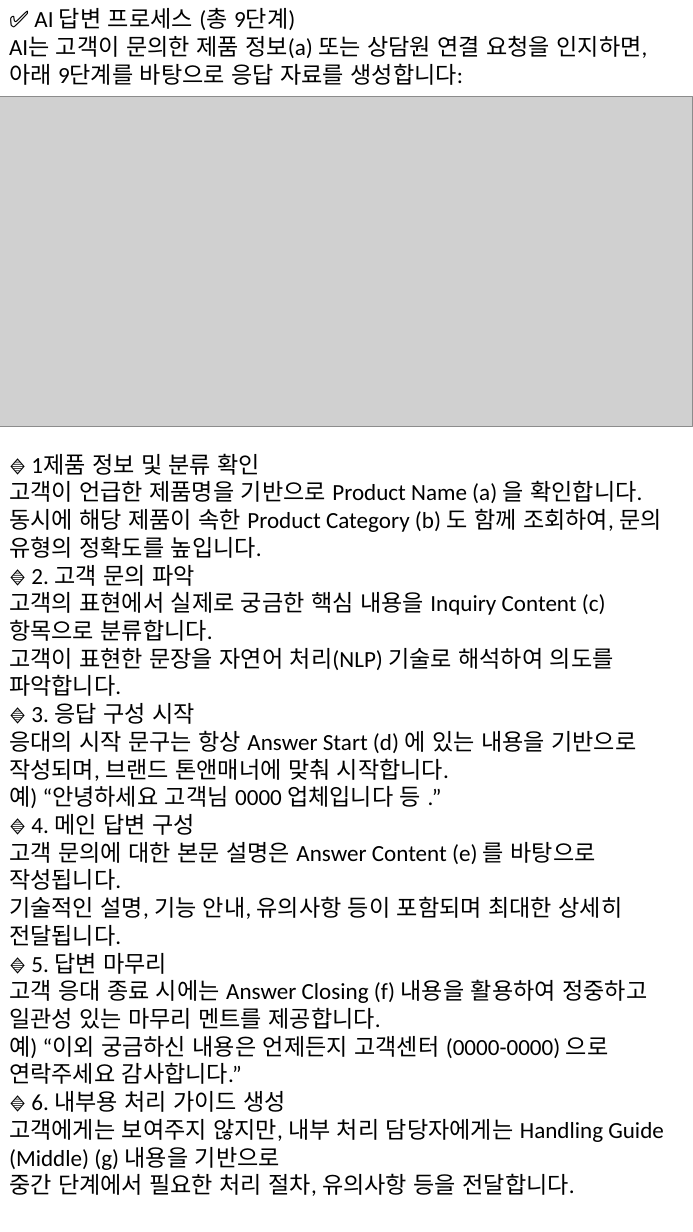
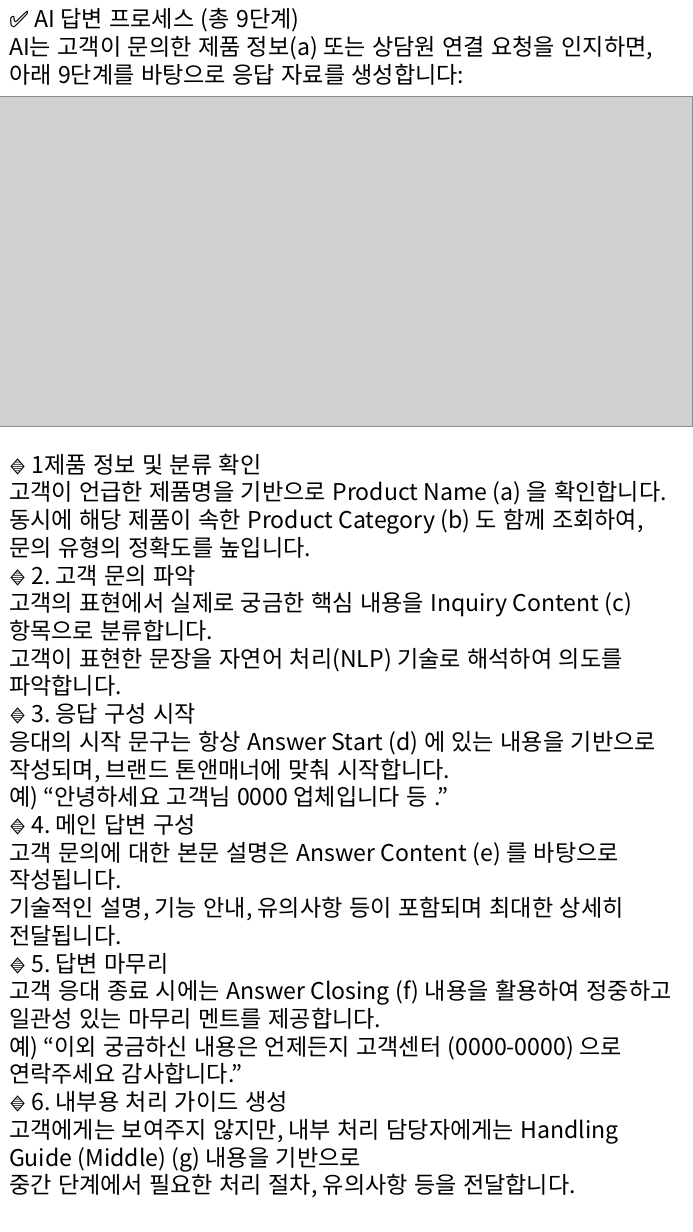
Before and after one commit to yoonwhan-ji/yoonwhan-ji.github.io, a slide deck: slide 1 of powerpoint/20250410_프로세스(9단계).pptx. Drawn at 693x1232 pixels with LibreOffice and Linux fonts; fonts in the diff are those of the drawing; grey boxes stand for pictures. Boxes give left, top, right and bottom in pixels: in the first picture for what was removed or moved away, otherwise in the second. Text is boxed around its words. In the diff, an @@ line names an element or a change of style, - is before the commit and + after.

```diff
--- a/powerpoint/20250410_프로세스(9단계).pptx
+++ b/powerpoint/20250410_프로세스(9단계).pptx
@@ text "✅ AI 답변 프로세스 (총 ..." at [9,8,653,85]: font Calibri to Noto Sans CJK KR @@
@@ text "🔹 1제품 정보 및 분류 ..." at [9,453,672,1197]: font Calibri to Noto Sans CJK KR @@
```
Also in this commit, not shown: 1 other slide changed, 5 other files.
